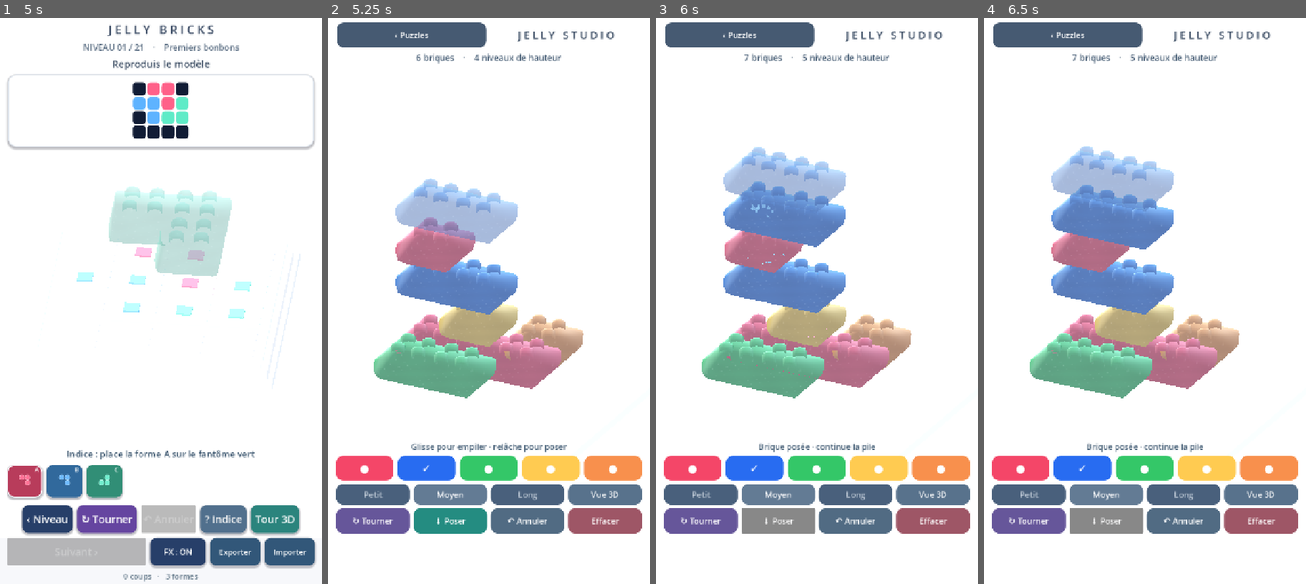
Above: before the commit, frames 1-4 (left to right).
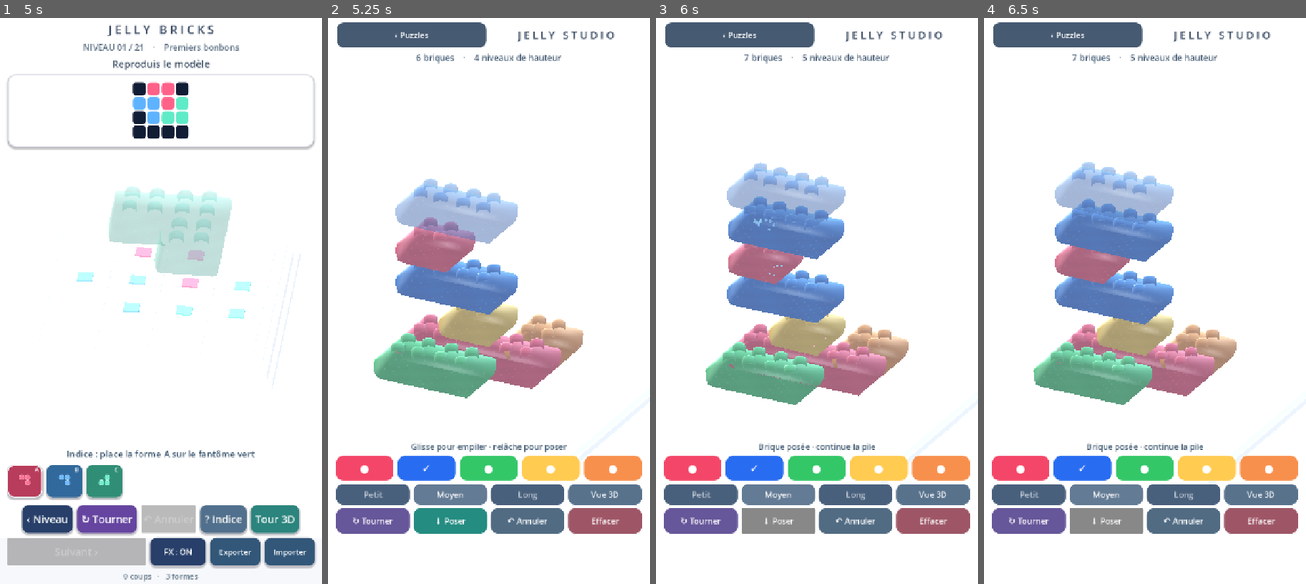
Above: after the commit, the same moments.

Repository: dbrckk/Jelly-bricks
Game: Godot game, scene res://scenes/main.tscn
The game is run twice, just before and just after one commit, with the same random seed, the same clock (stepped at 60 frames per second) and the same inputs.
Inputs (mouse positions are in pixels of both pictures, inside the frame that each line leads up to):
- Up to frame 1 (5 s): click (25, 482) at 0.52 s; click (64, 482) at 1.27 s; click (103, 482) at 2.02 s; click "‹ Niveau" at 2.75 s; click "↻ Tourner" at 3.5 s; click "? Indice" at 4.25 s
- Up to frame 2 (5.25 s): click "Tour 3D" at 5 s
- Up to frame 3 (6 s): click "↓ Poser" at 5.75 s
- Up to frame 4 (6.5 s): no input

Frame 1 is identical in both runs. In frame 2, 0.3% of the frame differs, in the area x 32-74%, y 39-63%; in frame 3, 9.9%; in frame 4, 9.9%, in the area x 14-80%, y 22-69%.

Commit message:
feat(native): volumetric Jelly spring and studio-quality grounded stacking
* render(native): spring-deformed translucent gel volumes and multi-softbox studio reflections

* feat(native): real gel deformation spring on landing, supporting layers and grounded studio plinth

* feat(native): auto-frame tall Jelly towers in all three mobile product camera views

* test(native): exercise elastic GPU gel spring, real contact depth and nine-layer adaptive studio framing

* test(render): photograph real GPU gel deformation during an impact in fifth OpenGL screenshot

* ci(native): require and archive live five-frame OpenGL product QA including gel impact

* build(android): version 0.9.17, versionCode 14

* docs(native): document GPU candy deformation, dynamic tower framing and five real QA views

Diff:
--- a/native-godot/scripts/stack_mode.gd
+++ b/native-godot/scripts/stack_mode.gd
@@ -71,7 +71,7 @@
 func _build_scene() -> void:
     contact_material = ShaderMaterial.new()
     contact_material.shader = preload("res://shaders/contact_shadow.gdshader")
-    contact_material.set_shader_parameter("strength", .29)
+    contact_material.set_shader_parameter("strength", .35)
     scene_root = Node3D.new()
     scene_root.name = "CandyStackStage"
     add_child(scene_root)
@@ -83,12 +83,40 @@
     geometry.size = Vector3(6.24, .16, 6.24)
     plinth.mesh = geometry
     var material := StandardMaterial3D.new()
-    material.albedo_color = Color("#f2f3f6")
+    material.albedo_color = Color("#eef0f4")
     material.roughness = .75
     material.metallic = .0
     plinth.material_override = material
     plinth.position.y = -.38
+    plinth.cast_shadow = GeometryInstance3D.SHADOW_CASTING_SETTING_OFF
     scene_root.add_child(plinth)
+    # One persistent small pedestal edge and one feathered contact pool
+    # ground the whole sculpture. No new runtime shadows per animation.
+    var base_edge := MeshInstance3D.new()
+    base_edge.name = "SatinPlinthEdge"
+    var trim_mesh := BoxMesh.new()
+    trim_mesh.size = Vector3(6.35, .12, 6.35)
+    base_edge.mesh = trim_mesh
+    var trim_paint := StandardMaterial3D.new()
+    trim_paint.albedo_color = Color("#d8dde6")
+    trim_paint.roughness = .82
+    base_edge.material_override = trim_paint
+    base_edge.position.y = -.50
+    base_edge.cast_shadow = GeometryInstance3D.SHADOW_CASTING_SETTING_OFF
+    scene_root.add_child(base_edge)
+
+    var ground := MeshInstance3D.new()
+    ground.name = "StudioGroundContact"
+    var ground_mesh := PlaneMesh.new()
+    ground_mesh.size = Vector2(8.5, 8.5)
+    ground.mesh = ground_mesh
+    var ground_shade := ShaderMaterial.new()
+    ground_shade.shader = preload("res://shaders/contact_shadow.gdshader")
+    ground_shade.set_shader_parameter("strength", .18)
+    ground.material_override = ground_shade
+    ground.position.y = -.545
+    ground.cast_shadow = GeometryInstance3D.SHADOW_CASTING_SETTING_OFF
+    scene_root.add_child(ground)
 
 func _make_button(text_value: String, tint: Color) -> Button:
     var button := Button.new()
@@ -243,9 +271,18 @@
         Vector3(-9.5, 6.2, 10.2),
         Vector3(5.2, 13.5, 4.2)
     ]
-    host.camera.position = presets[camera_mode]
-    host.camera.size = 11.8 if camera_mode != 2 else 12.5
-    host.camera.look_at(Vector3(0.0, 1.6, 0.0))
+    # Auto-frame tall towers instead of clipping the 7th-9th layer.
+    # The original showcase composition remains unchanged at low height.
+    var stack_height: float = .8
+    for entry in bricks:
+        stack_height = maxf(stack_height,
+            float(int(entry["layer"]) + 1) * STEP + .50)
+    var target_height: float = maxf(1.6, stack_height * .44)
+    host.camera.position = presets[camera_mode] + Vector3(
+        0.0, target_height - 1.6, 0.0)
+    host.camera.size = maxf(11.8 if camera_mode != 2 else 12.5,
+        stack_height * 1.48 + 6.0)
+    host.camera.look_at(Vector3(0.0, target_height, 0.0))
     if camera_button != null:
         camera_button.text = ["Vue 3D", "Vue côté", "Vue dessus"][camera_mode]
 
@@ -322,6 +359,7 @@
     material.set_shader_parameter("gel_opacity", .43 if translucent else .97)
     material.set_shader_parameter("sheen", .18 if translucent else .51)
     material.set_shader_parameter("studio_glass", 1.0)
+    material.set_shader_parameter("gel_spring", 0.0)
     var body := MeshInstance3D.new()
     body.name = "GelBody"
     body.mesh = mesh_cache[mesh_key]
@@ -365,7 +403,7 @@
         contact.material_override = contact_material
         contact.cast_shadow = GeometryInstance3D.SHADOW_CASTING_SETTING_OFF
         contact.position = Vector3(float(longest_col) * .5,
-            .062 if int(entry["layer"]) > 0 else .041,
+            .047 if int(entry["layer"]) > 0 else .035,
             float(longest_row) * .5)
         root_piece.add_child(contact)
     return root_piece
@@ -390,6 +428,8 @@
             node.position = _world_position(bricks[i])
             node.rotation = Vector3.ZERO
             node.scale = Vector3.ONE
+            var paint: ShaderMaterial = node.get_node("GelBody").material_override
+            paint.set_shader_parameter("gel_spring", 0.0)
 
 func _rebuild() -> void:
     _stop_motion()
@@ -406,6 +446,8 @@
         brick_nodes.append(piece)
     _refresh_preview()
     _refresh_labels()
+    if active:
+        _apply_camera()
 
 ## During a drag the shape and studs NEVER need reallocating.
 ## Reuse the same translucent node and shared ShaderMaterial until the user
@@ -473,6 +515,8 @@
     node.position = _world_position(entry) + Vector3(0, .85, 0)
     scene_root.add_child(node)
     brick_nodes.append(node)
+    var material: ShaderMaterial = node.get_node("GelBody").material_override
+    material.set_shader_parameter("gel_spring", 1.0)
     var settle := create_tween()
     motion_tweens.append(settle)
     settle.set_parallel(true)
@@ -484,6 +528,8 @@
         .set_trans(Tween.TRANS_ELASTIC).set_ease(Tween.EASE_OUT)
     settle.tween_property(node, "rotation", Vector3.ZERO, .76) \
         .set_trans(Tween.TRANS_ELASTIC).set_ease(Tween.EASE_OUT)
+    settle.tween_property(material, "shader_parameter/gel_spring", 0.0, .83) \
+        .set_trans(Tween.TRANS_CUBIC).set_ease(Tween.EASE_OUT)
     _react_to_supports(entry)
     # A short restrained sparkle accent, reusing the puzzle's existing
     # fixed-size CPU emitter pool rather than allocating extra effects.
@@ -491,6 +537,7 @@
     host._play_feedback("place", 23)
     _save()
     _refresh_preview()
+    _apply_camera()
     _refresh_labels("Brique posée · continue la pile")
 
 ## Find only bricks that geometrically support the new piece,
@@ -530,6 +577,12 @@
         var distance: int = int(entry["layer"]) - int(bricks[index]["layer"])
         var strength: float = .052 * pow(.68, float(distance - 1))
         var direction: float = -1.0 if index % 2 == 0 else 1.0
+        var lower_paint: ShaderMaterial = base.get_node("GelBody").material_override
+        lower_paint.set_shader_parameter("gel_spring", minf(.48, strength * 8.0))
+        var gel_damping := create_tween()
+        motion_tweens.append(gel_damping)
+        gel_damping.tween_property(lower_paint, "shader_parameter/gel_spring",
+            0.0, .58).set_trans(Tween.TRANS_CUBIC).set_ease(Tween.EASE_OUT)
         var shake := create_tween()
         motion_tweens.append(shake)
         shake.tween_property(base, "rotation",
--- a/native-godot/shaders/jelly.gdshader
+++ b/native-godot/shaders/jelly.gdshader
@@ -11,6 +11,7 @@
 uniform float mismatch : hint_range(0.0, 1.0) = 0.0;
 uniform float sheen : hint_range(0.0, 1.0) = 0.42;
 uniform float studio_glass : hint_range(0.0, 1.0) = 0.0;
+uniform float gel_spring : hint_range(0.0, 1.0) = 0.0;
 varying vec3 jelly_local;
 
 void vertex() {
@@ -19,6 +20,17 @@
         VERTEX.y * 3.2);
     VERTEX.y += impact * ripple * (0.05 + abs(VERTEX.y) * 0.04);
     VERTEX.x += impact * cos(VERTEX.z * 6.3 + VERTEX.y * 4.4) * 0.038;
+    // Real volume-level reaction rather than only rotating a rigid brick.
+    // Anchor the lower surface while the upper gel bulges and ripples.
+    // The effect is disabled for every legacy puzzle (gel_spring=0).
+    float height_weight = smoothstep(.055, .82, jelly_local.y);
+    float oscillation = sin(TIME * 22.0 + jelly_local.x * 1.9 +
+        jelly_local.z * 1.3);
+    float spring = gel_spring * studio_glass * height_weight;
+    VERTEX.x += spring * oscillation * .050;
+    VERTEX.z += spring * cos(TIME * 18.0 +
+        jelly_local.z * 2.15 - jelly_local.x) * .032;
+    VERTEX.y -= spring * .029 * (0.62 + 0.38 * oscillation);
 }
 
 void fragment() {
@@ -71,6 +83,18 @@
     jelly_color += studio_glass * (
         vec3(1.0, .99, .98) * studio_key * .17 +
         vec3(.82, .92, 1.0) * studio_fill * .095);
+    // Two broad product-photography highlights and a narrower white edge
+    // catch make curved bevels read as molded, optically dense jelly.
+    float lens_reflection = pow(max(dot(reflect(-eye, n),
+        normalize(vec3(-.54, .69, .49))), 0.0), 6.0);
+    float white_line = pow(max(dot(n,
+        normalize(vec3(.14, .68, .72))), 0.0), 31.0);
+    jelly_color += studio_glass *
+        (vec3(1.0, .99, 1.0) * lens_reflection * .14 +
+        vec3(.91, .96, 1.0) * white_line * .10);
+    // Slightly darker color transmission through deep sidewalls prevents
+    // pale, weightless slabs against the white cyclorama.
+    jelly_color *= 1.0 - studio_glass * (1.0 - top_light) * .052;
     ALBEDO = jelly_color;
     METALLIC = .015;
     ROUGHNESS = mix(mix(.25, .115, detail), .085, studio_glass * .56);
--- a/native-godot/tests/capture.gd
+++ b/native-godot/tests/capture.gd
@@ -85,7 +85,8 @@
         game._try_place("B", Vector2i(1, 0))
     frames += 1
     # Compare the same material in three physical product-camera views.
-    if frames != 30 and frames != 65 and frames != 100 and frames != 135:
+    if frames != 30 and frames != 65 and frames != 100 \
+            and frames != 135 and frames != 145:
         return false
     var image: Image = root.get_texture().get_image()
     if image == null or image.is_empty():
@@ -105,6 +106,8 @@
             file_name = "jelly-stack-side-preview.png"
         135:
             file_name = "jelly-stack-top-preview.png"
+        145:
+            file_name = "jelly-stack-impact-preview.png"
     var output := ProjectSettings.globalize_path(
         "res://../build/" + file_name)
     var result := image.save_png(output)
@@ -133,5 +136,18 @@
     if frames == 65 or frames == 100:
         game.stack_studio._cycle_camera()
         return false
+    if frames == 135:
+        # A fifth actual OpenGL frame freezes the live vertex spring, not a
+        # static mockup. Keep the photographed product angle.
+        game.stack_studio._cycle_camera()
+        game.stack_studio.selected_cell = Vector2i(2, 2)
+        game.stack_studio.selected_length = 0
+        game.stack_studio._commit()
+        if game.stack_studio.bricks.size() != 7:
+            push_error("QA landing snapshot failed to place a real seventh brick")
+            quit(1)
+            return false
+        return false
+    print("PASS: Studio physical-gel impact captured from live Godot shader")
     quit(0)
     return false
--- a/native-godot/tests/validate.gd
+++ b/native-godot/tests/validate.gd
@@ -43,6 +43,12 @@
         push_error("Studio bricks or shared contact resources were not built")
         quit(1)
         return
+    # The backdrop is a physical scene, not just a nearly invisible box.
+    if studio.get_node_or_null("CandyStackStage/SatinPlinthEdge") == null \
+            or studio.get_node_or_null("CandyStackStage/StudioGroundContact") == null:
+        push_error("Studio is missing its grounded white product-stage details")
+        quit(1)
+        return
     for studio_node in studio.brick_nodes:
         if studio_node.get_node_or_null("GelContact") == null:
             push_error("Studio brick has no soft contact shading")
@@ -51,6 +57,15 @@
         var glass_material: ShaderMaterial = studio_node.get_node("GelBody").material_override
         if float(glass_material.get_shader_parameter("studio_glass")) < .95:
             push_error("Native stack glass should be optically distinct from puzzle gel")
+            quit(1)
+            return
+        if absf(float(glass_material.get_shader_parameter("gel_spring"))) > .001:
+            push_error("Reloaded studio bricks must have settled spring deformation")
+            quit(1)
+            return
+        var contact: MeshInstance3D = studio_node.get_node("GelContact")
+        if contact.position.y >= GEL_MESH.BASE:
+            push_error("Gel contact patch hovers above the brick's real underside")
             quit(1)
             return
     # The portable backup now includes the REAL 3D studio, with strict
@@ -229,6 +244,19 @@
         push_error("New candy landing failed to transmit a spring into its support")
         quit(1)
         return
+    var top_gel: ShaderMaterial = studio.brick_nodes[1].get_node("GelBody").material_override
+    var base_gel: ShaderMaterial = studio.brick_nodes[0].get_node("GelBody").material_override
+    if float(top_gel.get_shader_parameter("gel_spring")) < .95 \
+            or float(base_gel.get_shader_parameter("gel_spring")) < .20:
+        push_error("Impact deforms neither the landing Jelly nor its supporting volume")
+        quit(1)
+        return
+    studio._stop_motion()
+    if float(top_gel.get_shader_parameter("gel_spring")) != 0.0 \
+            or float(base_gel.get_shader_parameter("gel_spring")) != 0.0:
+        push_error("Cancelling a transition left physically deformed Jelly behind")
+        quit(1)
+        return
 
     if studio._load_entries([{"row": -20, "col": 2, "length": 0,
             "turns": 0, "color": 0, "layer": 1}]):
@@ -243,6 +271,22 @@
         push_error("Stack undo left a stale wobble or suspended brick")
         quit(1)
         return
+    # Grow a full-height tower: the camera must zoom out before the 9th
+    # stack layer is cropped on small portrait Android screens.
+    studio.selected_length = 0
+    studio.selected_cell = Vector2i(2, 2)
+    for _tower_layer in range(9):
+        studio._commit()
+    if studio.bricks.size() != 9 or game.camera.size <= 12.5:
+        push_error("Tall Jelly tower was clipped or failed to build")
+        quit(1)
+        return
+    studio._reset()
+    if not studio.bricks.is_empty() or game.camera.size > 12.5:
+        push_error("Blank studio did not restore the original product framing")
+        quit(1)
+        return
+    print("TEST: animated gel material springs, grounded product stage, nine-layer auto framing")
     game._leave_stack_mode()
     if studio.active or studio.hud.visible or game.stack_mode_active \
             or not game.board.visible or not game.overlay.visible \
Not shown, changed: native-godot/export_presets.cfg
Not shown, changed: .github/workflows/native-android.yml
Not shown, changed: native-godot/README.md
